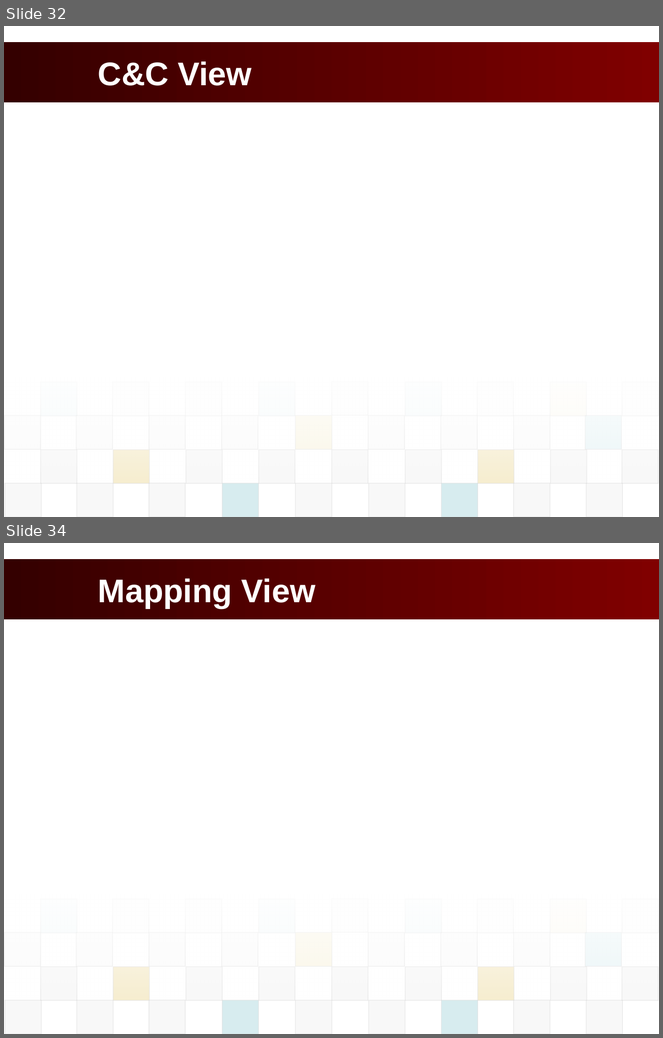
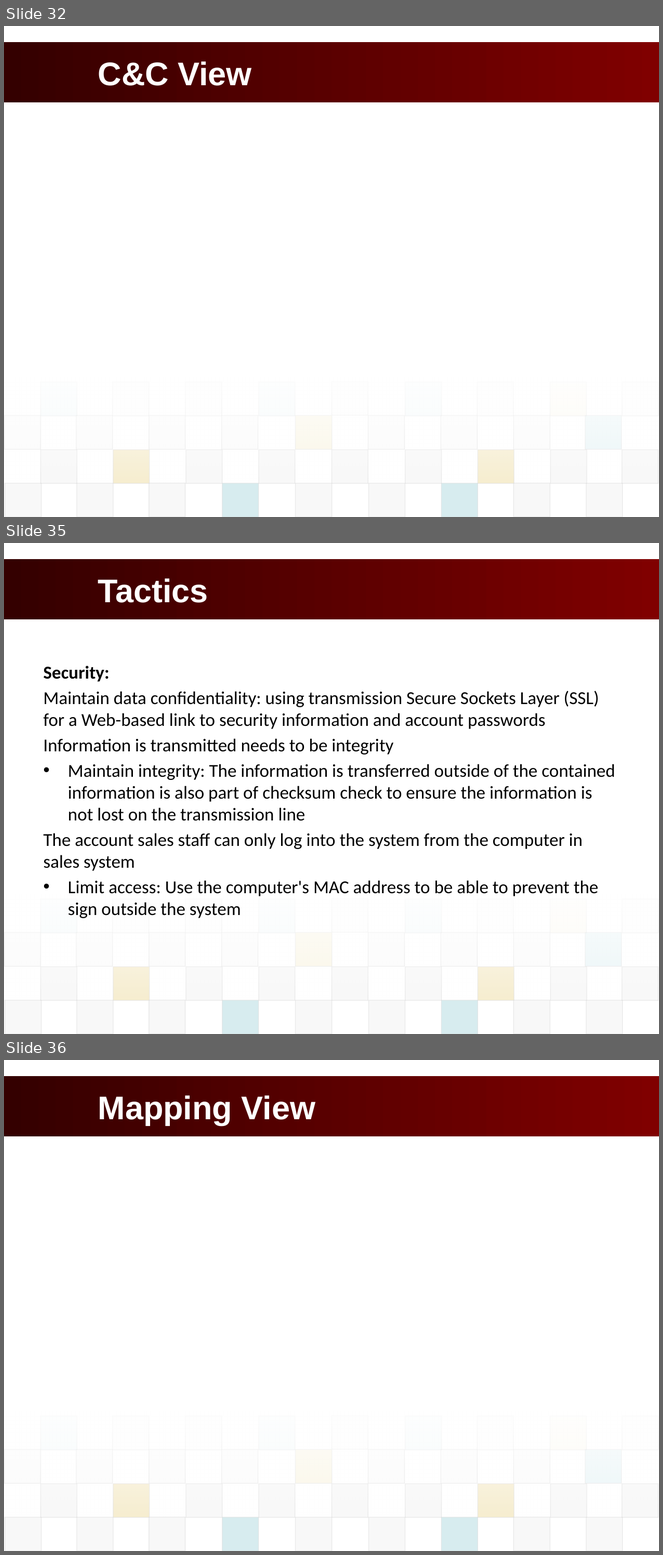
Before and after one commit to vucongthuc/hit-team-2012, a slide deck: Architect and Design/Final Project/K15T2_Team2_FinalProject/POS_Presentation/POS_PresentationSlide.pptx. Shown one above the other, each under a label of ours: slides 32 and 34 before the commit, slides 32, 35 and 36 after it; the slides between them are not shown. The pictures are 663x1038 and 663x1555 pixels, drawn with LibreOffice and Linux fonts; fonts in the diff are those of the drawing; background and template pictures are left out. Boxes give left, top, right and bottom in pixels: in the first picture for what was removed or moved away, otherwise in the second. Text is boxed around its words. In the diff, an @@ line names an element or a change of style, - is before the commit and + after.

```diff
--- a/Architect and Design/Final Project/K15T2_Team2_FinalProject/POS_Presentation/POS_PresentationSlide.pptx
+++ b/Architect and Design/Final Project/K15T2_Team2_FinalProject/POS_Presentation/POS_PresentationSlide.pptx
@@ slide 35 added at box(4, 543, 659, 1034), background #FFFFFF; not listed: 38 template elements that a slide beside it also shows @@
@@ title added at box(98, 578, 208, 603), 36 pt, text #FFFFFF, bold @@
+Tactics
@@ text added at box(44, 666, 615, 918), 20 pt, text #000000 @@
+Security:
+Maintain data confidentiality: using transmission Secure Sockets Layer (SSL) for a Web-based link to security information and account passwords
+Information is transmitted needs to be integrity
+• Maintain integrity: The information is transferred outside of the contained information is also part of checksum check to ensure the information is not lost on the transmission line
+The account sales staff can only log into the system from the computer in sales system
+• Limit access: Use the computer's MAC address to be able to prevent the sign outside the system
@@ what was slide 34 is now slide 36 @@
```
Also in this commit, not shown: 2 other slides added, 1 slide removed.
